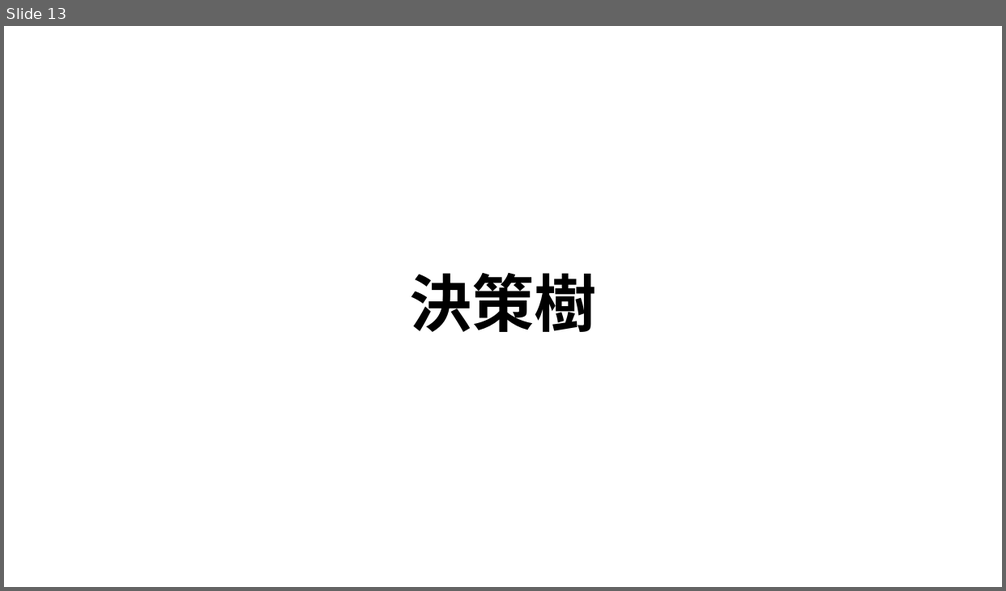
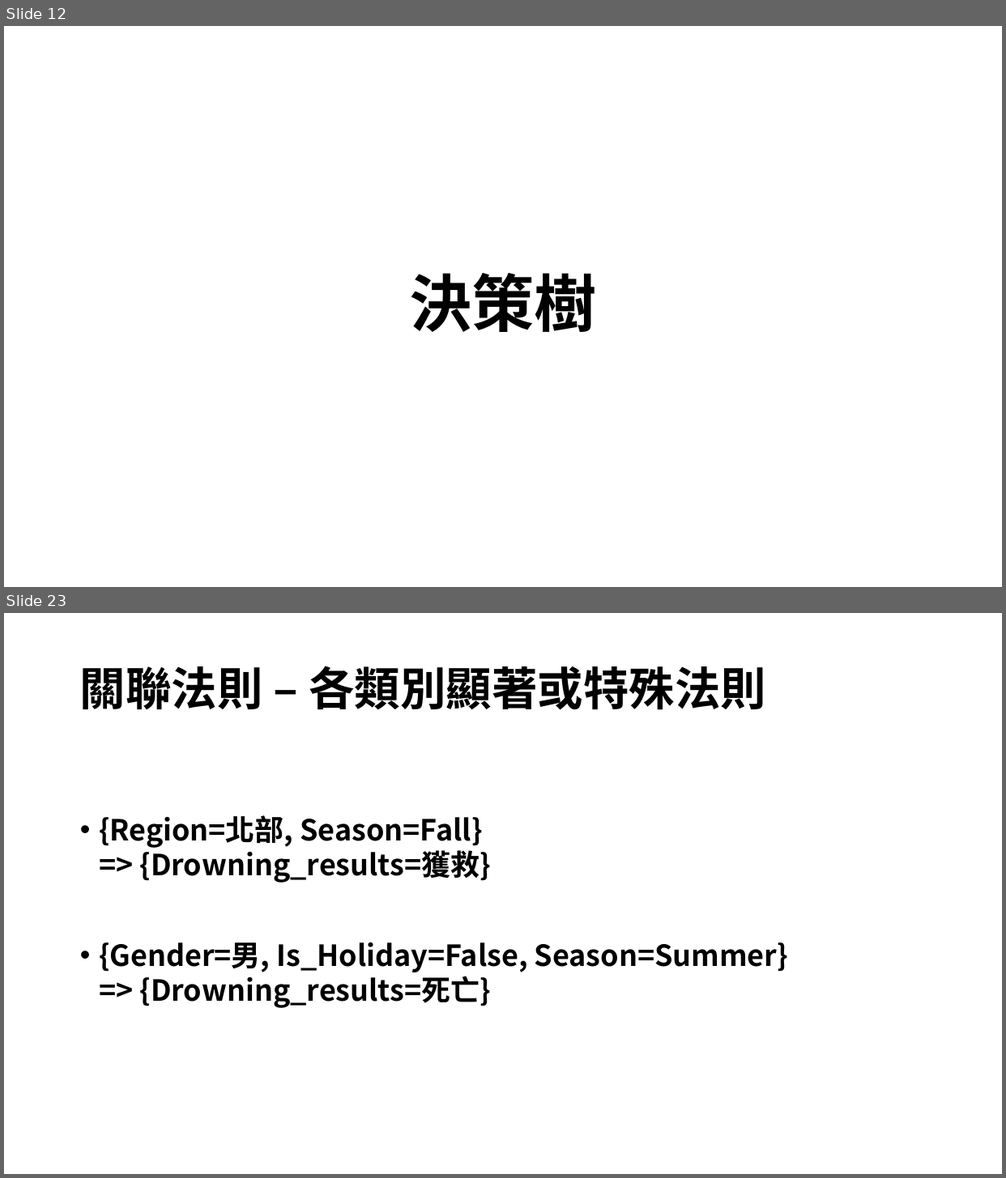
Before and after one commit to RyanLin987/Data-Mining-Project, a slide deck: 採礦期末報告.pptx. Shown one above the other, each under a label of ours: slide 13 before the commit, slides 12 and 23 after it; the slides between them are not shown. The pictures are 1006x591 and 1006x1178 pixels, drawn with LibreOffice and Linux fonts; fonts in the diff are those of the drawing. Boxes give left, top, right and bottom in pixels: in the first picture for what was removed or moved away, otherwise in the second. Text is boxed around its words. In the diff, an @@ line names an element or a change of style, - is before the commit and + after.

```diff
--- a/採礦期末報告.pptx
+++ b/採礦期末報告.pptx
@@ slide 23 added at [4, 613, 1002, 1174], background #FFFFFF @@
@@ title added at [80, 666, 766, 710], 44 pt, text #000000, bold @@
+關聯法則 – 各類別顯著或特殊法則
@@ text added at [99, 815, 788, 1008], 28 pt, text #000000, bold @@
+• {Region=北部, Season=Fall}
+  => {Drowning_results=獲救}
+• {Gender=男, Is_Holiday=False, Season=Summer}
+  => {Drowning_results=死亡}
@@ what was slide 13 is now slide 12 @@
```
Also in this commit, not shown: 5 slides changed, 24 other slides added, 16 slides removed, 2 other files.
